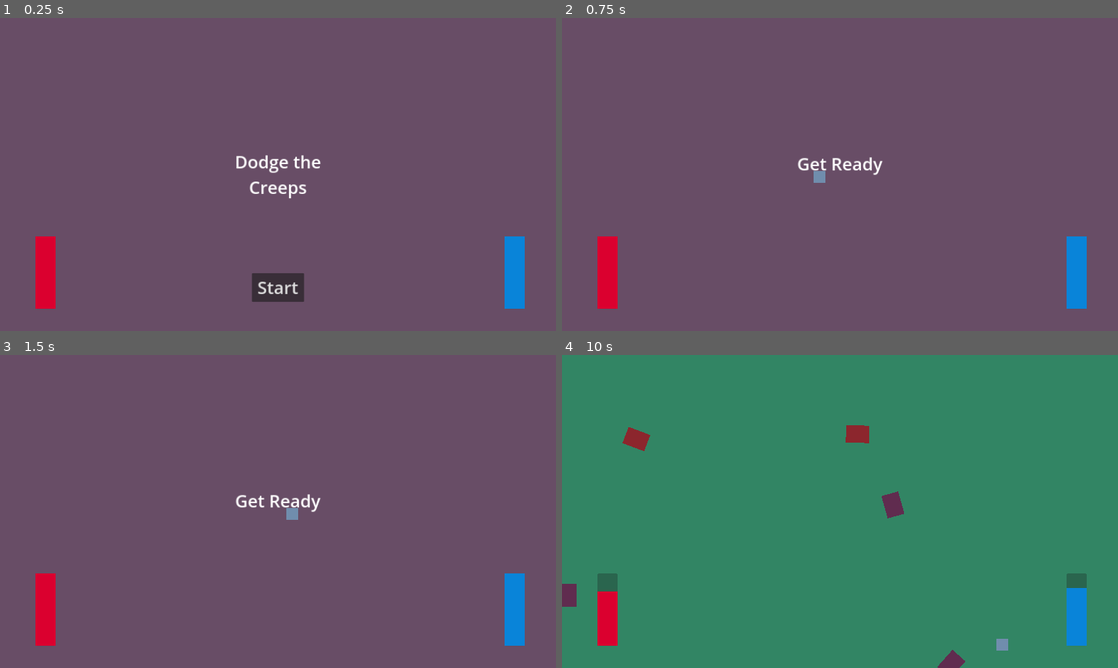
Above: before the commit, frames 1-4 (two rows, left to right).
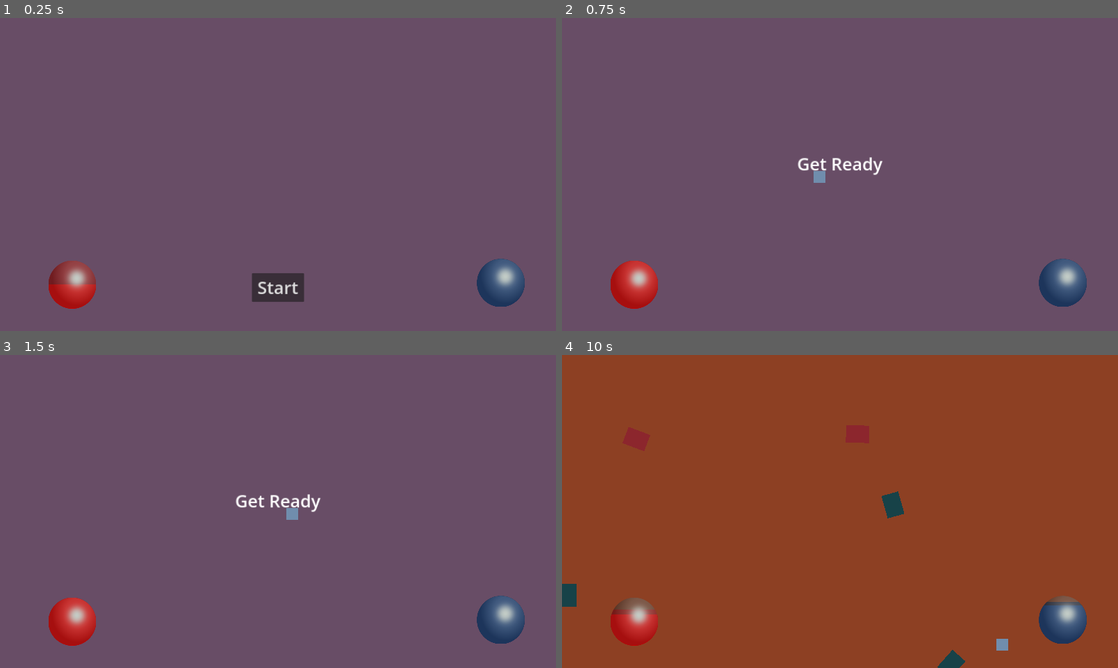
Above: after the commit, the same moments.

Repository: kurilluk/GDSJam23
Game: Godot game, scene res://assets/scenes/Main.tscn
Two runs of this game, one before a commit and one after it. Both use one fixed random seed, a clock stepped at 60 frames per second and the inputs below.
Inputs:
- Up to frame 1 (0.25 s): no input
- Up to frame 2 (0.75 s): click "Start" at 0.5 s
- Up to frame 3 (1.5 s): tap Enter at 1.25 s; hold D (Right) from 1.28 s (still down); tap 1 (Potion_1) at 1.35 s
- Up to frame 4 (10 s): tap 2 (Potion_2) at 1.55, 2.1, 4.55, 5.1, 7.55, 8.1 s; release D (Right) at 2.03 s; hold S (Down) 2.03-2.78 s; tap 3 (Potion_3) at 2.3, 2.85, 5.3, 5.85, 8.3, 8.85 s; hold D (Right) 2.78-3.53 s; tap 4 (Potion_4) at 3.05, 3.6, 6.05, 6.6, 9.05, 9.6 s; hold W (Up) 3.53-4.28 s; tap 1 (Potion_1) at 3.8, 4.35, 6.8, 7.35, 9.8 s; hold A (Left) 4.28-5.78 s; hold S (Down) 5.78-6.53 s; hold D (Right) 6.53-7.28 s; hold W (Up) 7.28-8.03 s; hold D (Right) 8.03-8.78 s; hold S (Down) 8.78-9.53 s; hold A (Left) from 9.53 s (still down)

The runs differ from the first frame. In frame 1, 3.8% of the frame differs, in the area x 6-95%, y 43-93%; in frame 2, 3.2%; in frame 3, 3.2%; in frame 4, 99%, in the area x 0-100%, y 0-100%.

Commit message:
update health bars

Diff:
--- a/examples/dodge_the_creeps/assets/scenes/HUD.tscn
+++ b/examples/dodge_the_creeps/assets/scenes/HUD.tscn
@@ -1,6 +1,9 @@
-[gd_scene load_steps=6 format=3 uid="uid://ccqoreueuxdb7"]
+[gd_scene load_steps=9 format=3 uid="uid://ccqoreueuxdb7"]
 
 [ext_resource type="Script" path="res://assets/scripts/HUD.gd" id="1_8bs4p"]
+[ext_resource type="Texture2D" uid="uid://b2w0n7vs40ktk" path="res://assets/sprites/hud_bars/bottom.png" id="2_jl3v8"]
+[ext_resource type="Texture2D" uid="uid://dxfq2x57j2vm" path="res://assets/sprites/hud_bars/top_new.png" id="3_4bm3m"]
+[ext_resource type="Texture2D" uid="uid://rh3sxam8isjm" path="res://assets/sprites/hud_bars/texture.png" id="4_2hixl"]
 
 [sub_resource type="InputEventAction" id="InputEventAction_fopy7"]
 action = &"start_game"
@@ -14,10 +17,12 @@
 [sub_resource type="StyleBoxFlat" id="StyleBoxFlat_lp17v"]
 bg_color = Color(0.0352941, 0.517647, 0.85098, 1)
 
-[node name="HUD" type="CanvasLayer" node_paths=PackedStringArray("HealthBar", "ManaBar")]
+[node name="HUD" type="CanvasLayer" node_paths=PackedStringArray("HealthBar", "UnderlyingHealthBar", "ManaBar", "UnderlyingManaBar")]
 script = ExtResource("1_8bs4p")
-HealthBar = NodePath("HealthBar")
-ManaBar = NodePath("ManaBar")
+HealthBar = NodePath("HealthBar_simple")
+UnderlyingHealthBar = NodePath("UnderlyingHealthBar")
+ManaBar = NodePath("ManaBar_simple")
+UnderlyingManaBar = NodePath("UnderlyingManaBar")
 
 [node name="ScoreLabel" type="Label" parent="."]
 anchors_preset = 10
@@ -29,6 +34,7 @@
 horizontal_alignment = 1
 
 [node name="MessageLabel" type="Label" parent="."]
+visible = false
 anchors_preset = 14
 anchor_top = 0.5
 anchor_right = 1.0
@@ -61,7 +67,8 @@
 [node name="MessageTimer" type="Timer" parent="."]
 one_shot = true
 
-[node name="HealthBar" type="ProgressBar" parent="."]
+[node name="HealthBar_simple" type="ProgressBar" parent="."]
+visible = false
 z_index = 10
 offset_left = 122.0
 offset_top = 1004.0
@@ -73,7 +80,8 @@
 value = 100.0
 show_percentage = false
 
-[node name="ManaBar" type="ProgressBar" parent="."]
+[node name="ManaBar_simple" type="ProgressBar" parent="."]
+visible = false
 z_index = 10
 offset_left = 1742.0
 offset_top = 1004.0
@@ -85,5 +93,56 @@
 value = 100.0
 show_percentage = false
 
+[node name="HealthBar" type="TextureProgressBar" parent="."]
+z_index = 10
+offset_left = 167.0
+offset_top = 837.0
+offset_right = 334.0
+offset_bottom = 1009.0
+value = 50.0
+fill_mode = 3
+texture_under = ExtResource("2_jl3v8")
+texture_over = ExtResource("3_4bm3m")
+texture_progress = ExtResource("4_2hixl")
+tint_under = Color(0.207843, 0.207843, 0.207843, 1)
+tint_progress = Color(0.823529, 0, 0, 1)
+
+[node name="UnderlyingHealthBar" type="TextureProgressBar" parent="."]
+z_index = 9
+offset_left = 167.0
+offset_top = 837.0
+offset_right = 334.0
+offset_bottom = 1009.0
+value = 100.0
+fill_mode = 3
+texture_progress = ExtResource("4_2hixl")
+tint_under = Color(0.207843, 0.207843, 0.207843, 1)
+tint_progress = Color(0.882353, 0, 0.0196078, 0.768627)
+
+[node name="ManaBar" type="TextureProgressBar" parent="."]
+z_index = 10
+offset_left = 1647.0
+offset_top = 831.0
+offset_right = 1814.0
+offset_bottom = 1003.0
+value = 100.0
+fill_mode = 3
+texture_under = ExtResource("2_jl3v8")
+texture_over = ExtResource("3_4bm3m")
+texture_progress = ExtResource("4_2hixl")
+tint_under = Color(0.207843, 0.207843, 0.207843, 1)
+tint_progress = Color(0.0784314, 0.203922, 0.411765, 1)
+
+[node name="UnderlyingManaBar" type="TextureProgressBar" parent="."]
+offset_left = 1647.0
+offset_top = 831.0
+offset_right = 1814.0
+offset_bottom = 1003.0
+value = 100.0
+fill_mode = 3
+texture_progress = ExtResource("4_2hixl")
+tint_under = Color(0.207843, 0.207843, 0.207843, 1)
+tint_progress = Color(0.0509804, 0.152941, 0.317647, 0.768627)
+
 [connection signal="pressed" from="StartButton" to="." method="_on_StartButton_pressed"]
 [connection signal="timeout" from="MessageTimer" to="." method="_on_MessageTimer_timeout"]
--- a/examples/dodge_the_creeps/assets/scenes/Main.tscn
+++ b/examples/dodge_the_creeps/assets/scenes/Main.tscn
@@ -17,10 +17,12 @@
 [node name="Main" type="Node" node_paths=PackedStringArray("background", "layers")]
 script = ExtResource("1")
 background = NodePath("Background")
-layers = [NodePath("Layers/Layer"), NodePath("Layers/Layer_swap_x")]
+layers = [NodePath("Layers/Layer"), NodePath("Layers/Layer_swap_x"), NodePath("Layers/Layer_swap_xy")]
 mob_scene = ExtResource("2")
 
-[node name="HUD" parent="." instance=ExtResource("4")]
+[node name="HUD" parent="." node_paths=PackedStringArray("HealthBar", "ManaBar") instance=ExtResource("4")]
+HealthBar = NodePath("HealthBar")
+ManaBar = NodePath("ManaBar")
 
 [node name="ScoreLabel" parent="HUD" index="0"]
 visible = false
@@ -74,6 +76,23 @@
 "Potion_4": 0
 }
 
+[node name="Layer_swap_xy" parent="Layers" instance=ExtResource("7_23b4r")]
+position = Vector2(81, 568)
+background_color = Color(0.552941, 0.25098, 0.137255, 1)
+enemy_main_color = Color(0.0901961, 0.258824, 0.282353, 1)
+input_modification = {
+"Down": Vector2(0, -1),
+"Left": Vector2(1, 0),
+"Right": Vector2(-1, 0),
+"Up": Vector2(0, 1)
+}
+potion_effects_modification = {
+"Potion_1": 3,
+"Potion_2": 0,
+"Potion_3": 1,
+"Potion_4": 2
+}
+
 [node name="Timers" type="Node2D" parent="."]
 
 [node name="MobTimer" type="Timer" parent="Timers"]
--- /dev/null
+++ b/examples/dodge_the_creeps/assets/scenes/idea_diablo.tscn
@@ -0,0 +1,25 @@
+[gd_scene load_steps=4 format=3 uid="uid://d1t48gsc7f5bv"]
+
+[ext_resource type="Texture2D" uid="uid://b2w0n7vs40ktk" path="res://assets/sprites/hud_bars/bottom.png" id="1_m0tr8"]
+[ext_resource type="Texture2D" uid="uid://dxfq2x57j2vm" path="res://assets/sprites/hud_bars/top_new.png" id="2_s5amm"]
+[ext_resource type="Texture2D" uid="uid://rh3sxam8isjm" path="res://assets/sprites/hud_bars/texture.png" id="3_ixyl6"]
+
+[node name="idea_diablo" type="Node2D"]
+
+[node name="TextureProgressBar" type="TextureProgressBar" parent="."]
+offset_left = 417.0
+offset_top = 352.0
+offset_right = 584.0
+offset_bottom = 524.0
+value = 10.0
+fill_mode = 3
+texture_under = ExtResource("1_m0tr8")
+texture_over = ExtResource("2_s5amm")
+texture_progress = ExtResource("3_ixyl6")
+tint_under = Color(0.207843, 0.207843, 0.207843, 1)
+tint_progress = Color(0.823529, 0, 0, 1)
+
+[node name="TextureButton" type="TextureButton" parent="."]
+visible = false
+offset_right = 40.0
+offset_bottom = 40.0
--- a/examples/dodge_the_creeps/assets/scripts/HUD.gd
+++ b/examples/dodge_the_creeps/assets/scripts/HUD.gd
@@ -2,8 +2,17 @@
 class_name HUD
 signal start_game
 
-@export var HealthBar: ProgressBar
-@export var ManaBar: ProgressBar
+@export var HealthBar: TextureProgressBar
+@export var UnderlyingHealthBar: TextureProgressBar
+@export var ManaBar: TextureProgressBar
+@export var UnderlyingManaBar: TextureProgressBar
+
+@export var bar_tween_first_dur = 0.15
+@export var bar_tween_second_dur = 0.15
+@export var bar_tween_third_dur = 0.5
+
+var health_tween: Tween
+var mana_tween: Tween
 
 func show_message(text):
 	$MessageLabel.text = text
@@ -16,11 +25,40 @@
 	ManaBar.max_value = 100
 	ManaBar.value = 100
 
+func update_bar(old_value, new_value, type):
+	var tweener: Tween
+	var bar: TextureProgressBar
+	var underlying_bar: TextureProgressBar
+	match type:
+		"Health":
+			tweener = health_tween
+			bar = HealthBar
+			underlying_bar = UnderlyingHealthBar
+		"Mana":
+			tweener = mana_tween
+			bar = ManaBar
+			underlying_bar = UnderlyingManaBar
+
+	if tweener != null and tweener.is_running():
+		tweener.stop()
+		bar.value = old_value
+		underlying_bar.value = old_value
+	tweener = create_tween()
+
+	if new_value > old_value: #healing
+		tweener.tween_property(underlying_bar, "value", new_value, bar_tween_first_dur)
+		tweener.tween_property(underlying_bar, "value", new_value, bar_tween_second_dur)
+		tweener.tween_property(bar, "value", new_value, bar_tween_third_dur)
+	else: #damage
+		tweener.tween_property(bar, "value", new_value, bar_tween_first_dur)
+		tweener.tween_property(bar, "value", new_value, bar_tween_second_dur)
+		tweener.tween_property(underlying_bar, "value", new_value, bar_tween_third_dur)
+
 func update_health(old_value, new_value):
-	HealthBar.value = new_value
+	update_bar(old_value, new_value, "Health")
 
 func update_mana(old_value, new_value):
-	ManaBar.value = new_value
+	update_bar(old_value, new_value, "Mana")
 
 func show_game_over():
 	show_message("Game Over")
--- a/examples/dodge_the_creeps/assets/scripts/Player.gd
+++ b/examples/dodge_the_creeps/assets/scripts/Player.gd
@@ -8,6 +8,7 @@
 @export var Game_HUD: HUD
 var health
 var mana
+var player_dead
 var screen_size # Size of the game window.
 
 signal on_death
@@ -38,6 +39,8 @@
 	hide()
 
 func _process(delta):
+	if player_dead:
+		return
 	handle_movement(delta)
 	handle_potion_inputs()
 
@@ -46,15 +49,6 @@
 	for action in player_inputs:
 		if Input.is_action_pressed(action):
 			velocity += player_inputs[action]
-
-	#if Input.is_action_pressed(&"Right"):
-	#	velocity += player_inputs["Right"]
-	#if Input.is_action_pressed(&"Left"):
-	#	velocity += player_inputs["Left"]
-	#if Input.is_action_pressed(&"Down"):
-	#	velocity += player_inputs["Down"]
-	#if Input.is_action_pressed(&"Up"):
-	#	velocity += player_inputs["Up"]
 
 	if velocity.length() > 0:
 		velocity = velocity.normalized() * SPEED
@@ -91,6 +85,7 @@
 	position = pos
 	health = PLAYER_MAX_HEALTH
 	mana = PLAYER_MAX_MANA
+	player_dead = false
 	show()
 	$CollisionShape2D.disabled = false
 
@@ -104,6 +99,7 @@
 	var new_health = clamp(health - value, 0, PLAYER_MAX_HEALTH)
 	Game_HUD.update_health(health, new_health);
 	health = new_health
+	check_player_health()
 	pass
 
 func potion_gain_mana(value):
@@ -118,15 +114,19 @@
 	mana = new_mana
 	pass
 
+func check_player_health():
+	if health <= 0:
+		on_death.emit()
+		player_dead = true
+		hide()
 
 func _on_Player_body_entered(_body):
 #	hide() # Player disappears after being hit.
 	hit.emit()
 	#temp
+	Game_HUD.update_health(health, health - 15)
 	health -= 15
-	Game_HUD.update_health(health, health - 15)
 
-	if health <= 0:
-		on_death.emit()
+	check_player_health()
 	# Must be deferred as we can't change physics properties on a physics callback.
 #	$CollisionShape2D.set_deferred(&"disabled", true)
